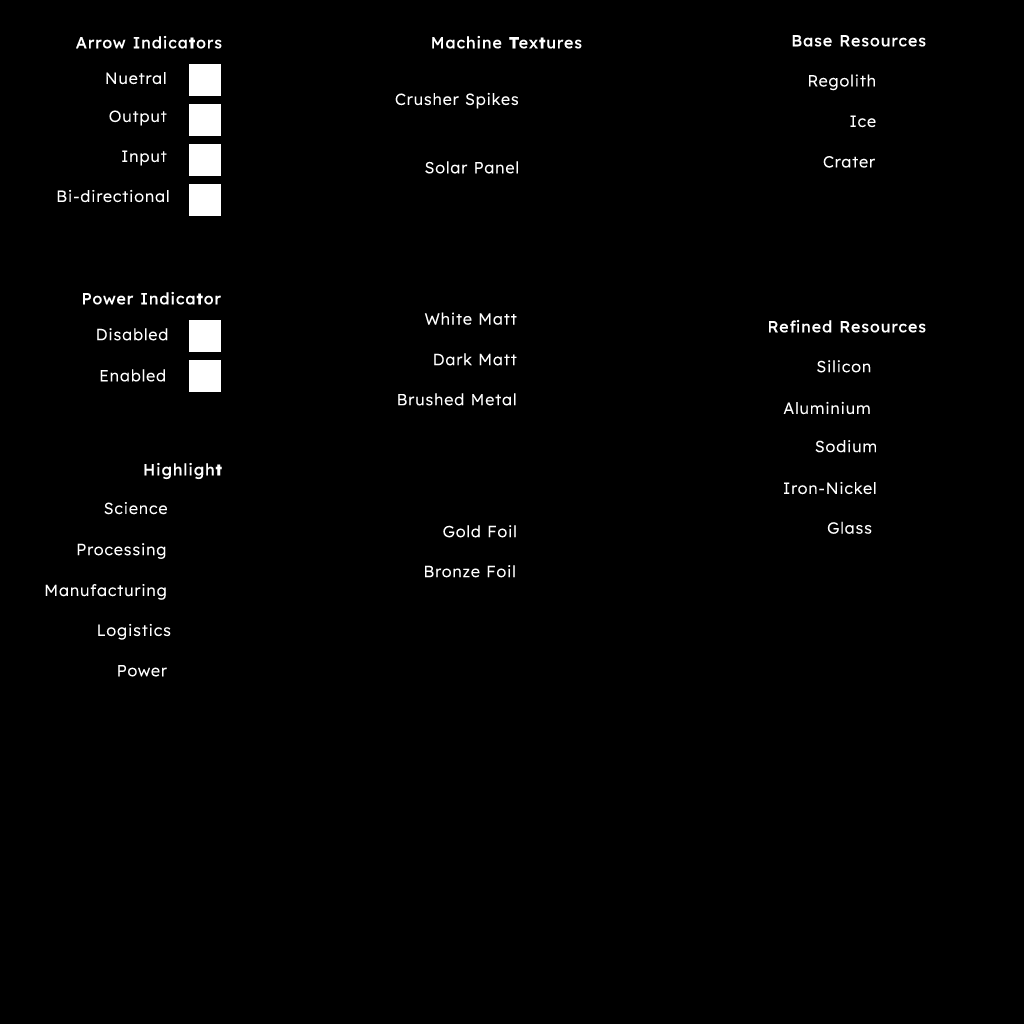
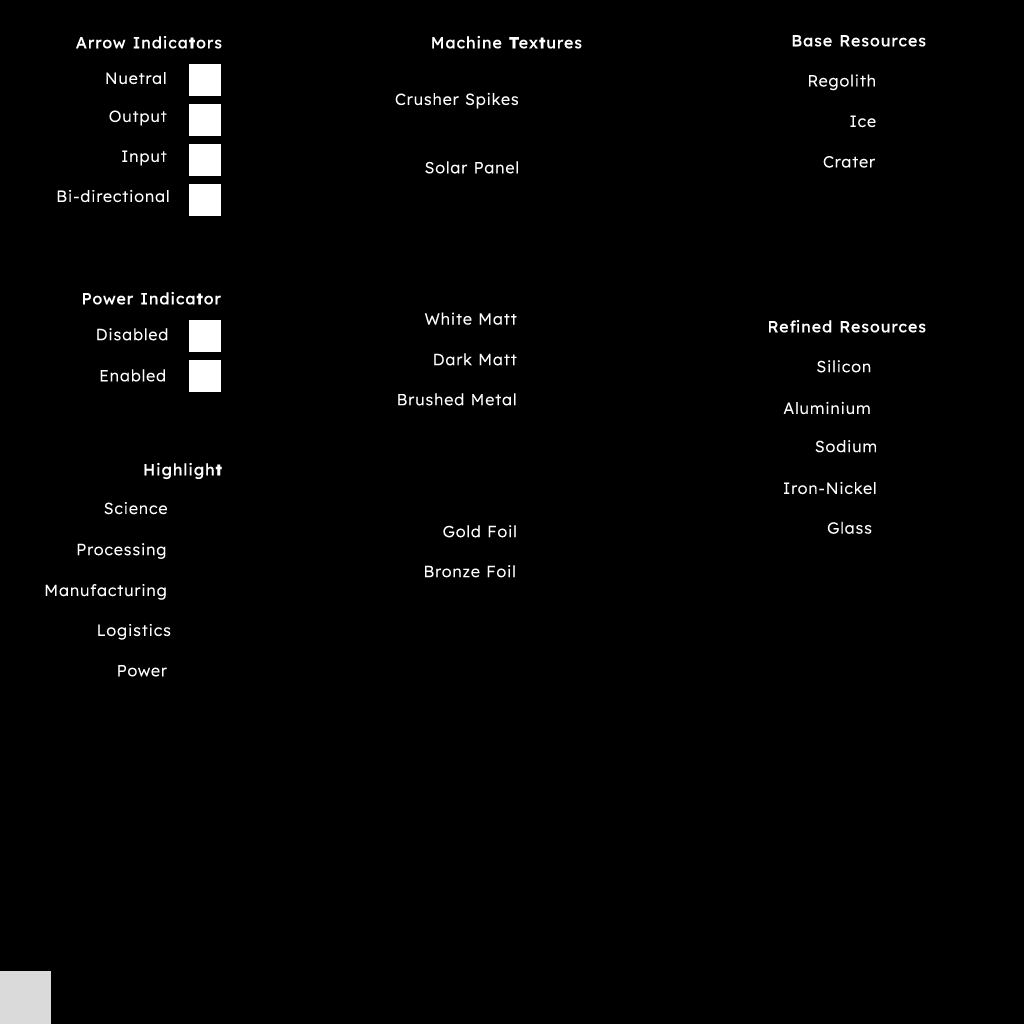
Layer changes from the first 1024px x 1024px image to the second:
added layer "Circuit" in group "Blocks2" over [0, 971, 51, 1024]
